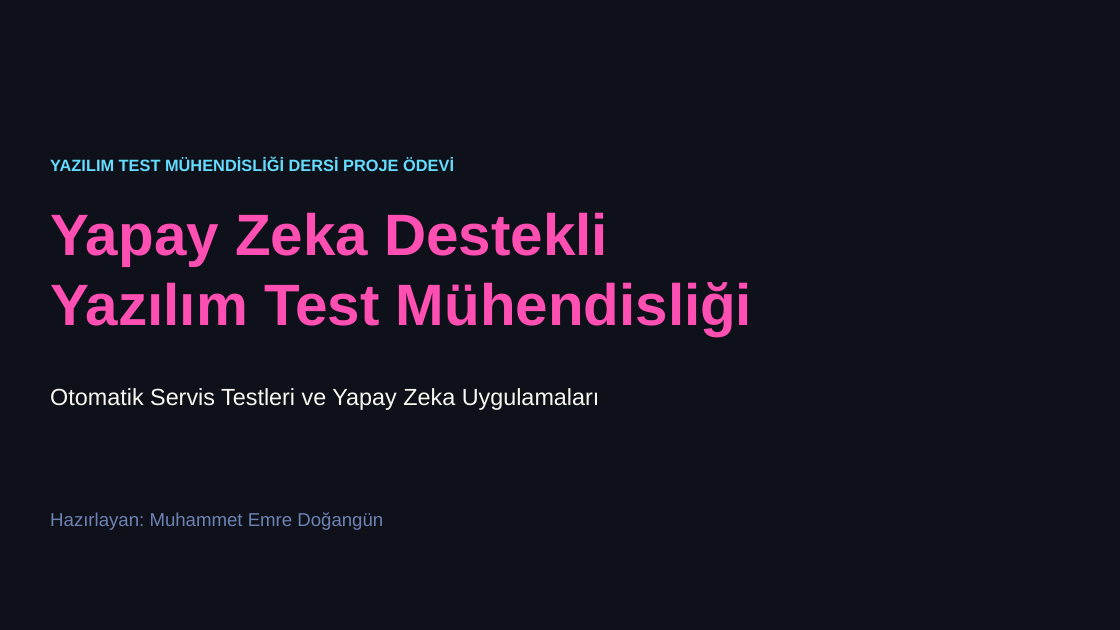
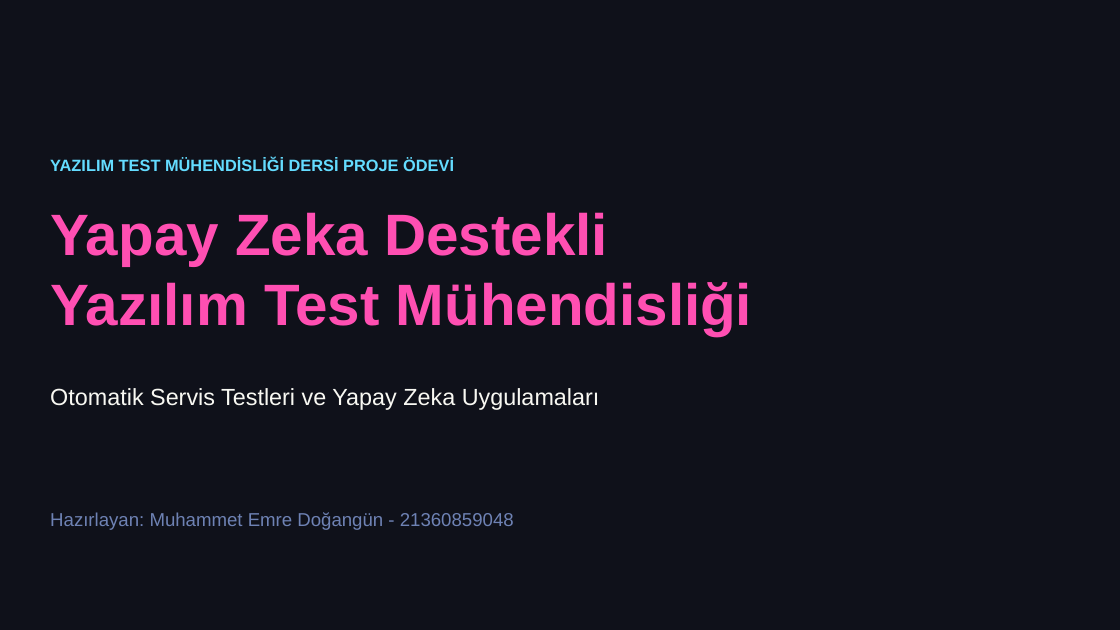
Before and after one commit to emredogangun/yazilimtestmuhendisligi, a slide deck: slide 1 of sunum.pptx. Drawn at 1120x630 pixels with LibreOffice and Linux fonts; fonts in the diff are those of the drawing. Boxes give left, top, right and bottom in pixels: in the first picture for what was removed or moved away, otherwise in the second. Text is boxed around its words. In the diff, an @@ line names an element or a change of style, - is before the commit and + after.

Commit message:
Update student number in presentation

```diff
--- a/sunum.pptx
+++ b/sunum.pptx
@@ text at [50,512,514,530]: text changed @@
-Hazırlayan: Muhammet Emre Doğangün
+Hazırlayan: Muhammet Emre Doğangün - 21360859048
```
